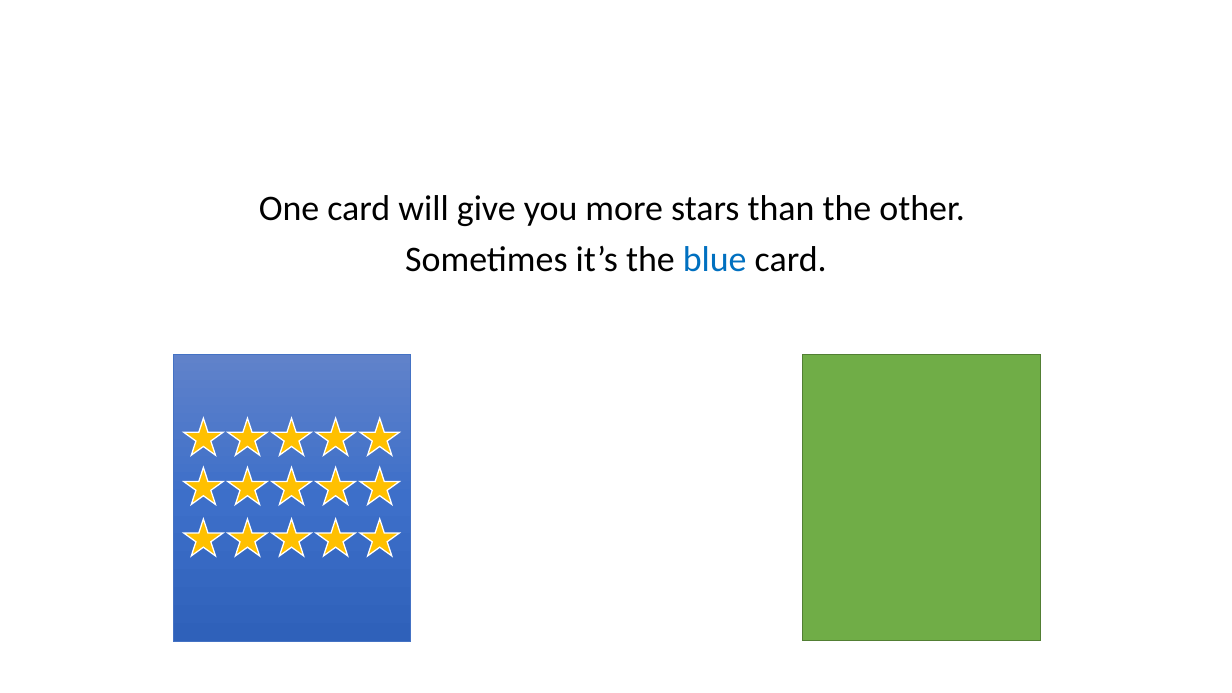
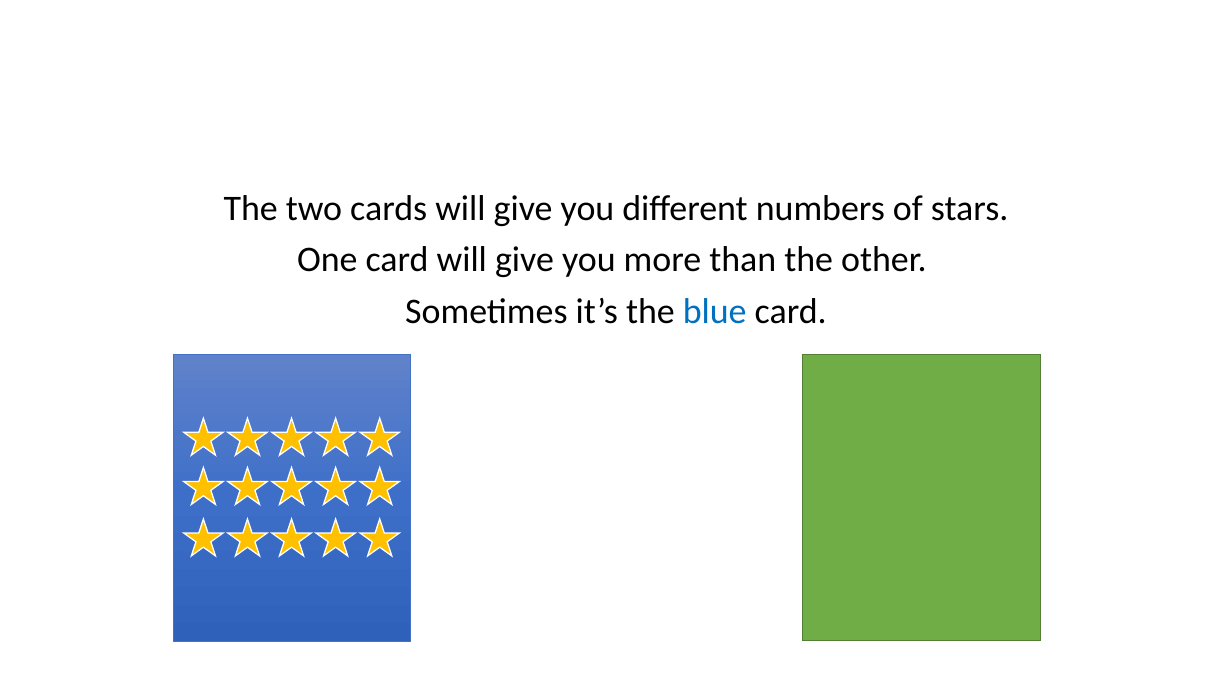
Before and after one commit to LillianXu2019/LUX-RL, a slide deck: slide 3 of images/task_instructions_lux.pptx. Drawn at 1232x693 pixels with LibreOffice and Linux fonts; fonts in the diff are those of the drawing. Boxes give left, top, right and bottom in pixels: in the first picture for what was removed or moved away, otherwise in the second. Text is boxed around its words. In the diff, an @@ line names an element or a change of style, - is before the commit and + after.

```diff
--- a/images/task_instructions_lux.pptx
+++ b/images/task_instructions_lux.pptx
@@ text at (x1=224, y1=195, x2=1008, y2=277): text changed @@
-One card will give you more stars than the other.
+The two cards will give you different numbers of stars.
+One card will give you more than the other.
```
Also in this commit, not shown: 9 other slides changed, 14 slides added, 15 other files.
